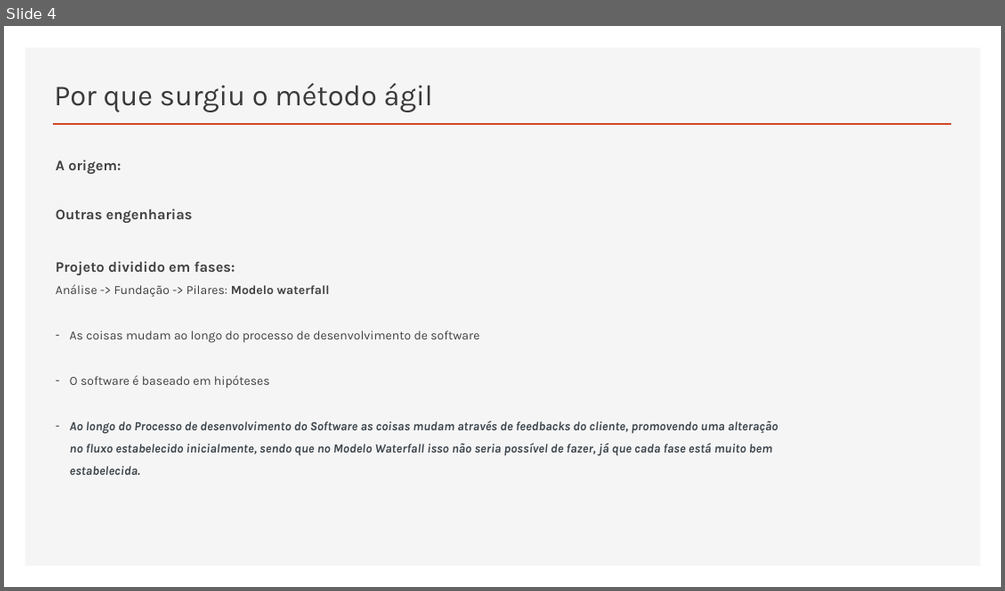
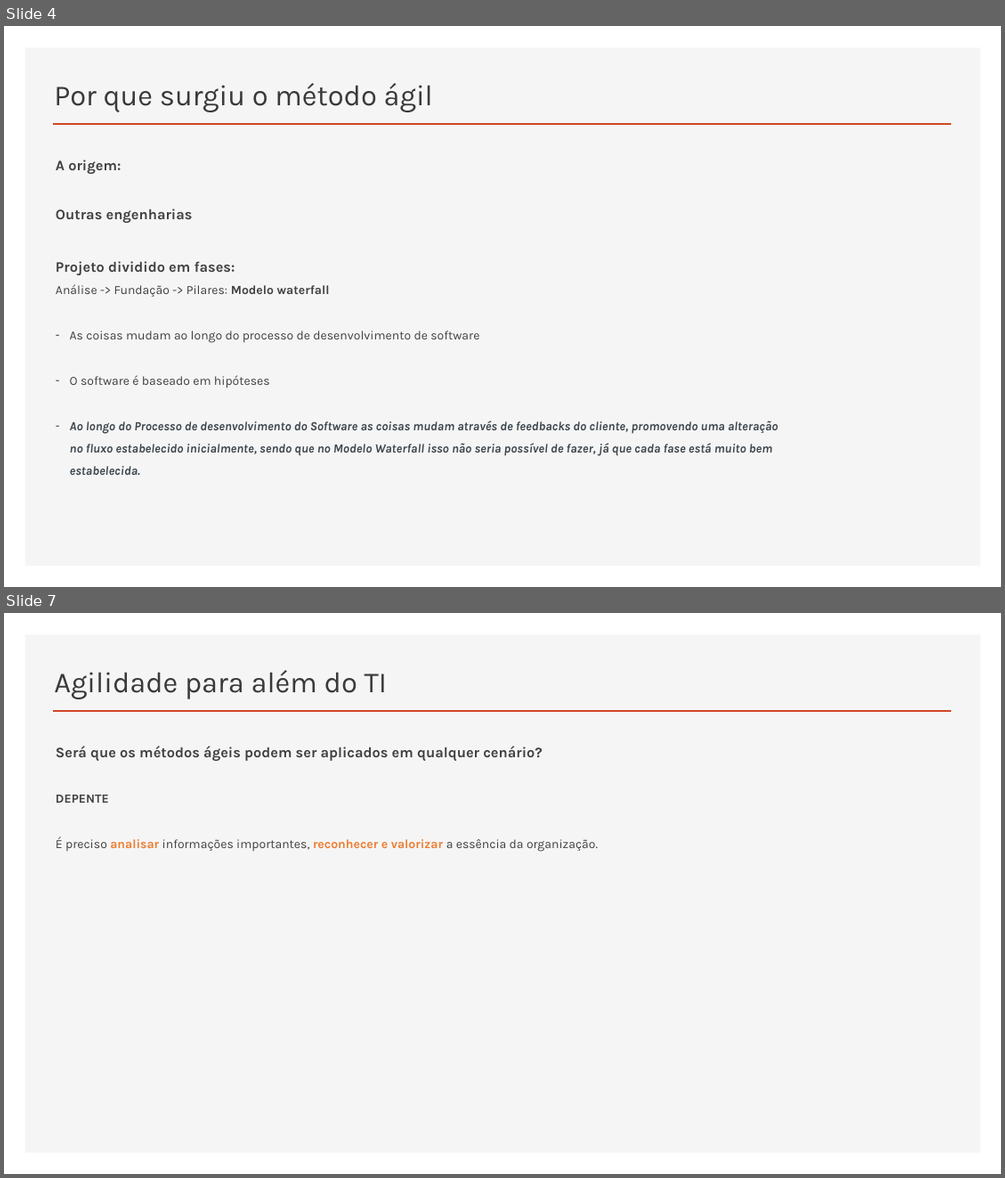
Before and after one commit to RaizaCirne/app-flex, a slide deck: Trilhas/[Business Agility T5 - ONE]/01..Agilidade-promovendo_a_transformacao_agil.pptx. Shown one above the other, each under a label of ours: slide 4 before the commit, slides 4 and 7 after it; the slides between them are not shown. The pictures are 1005x591 and 1005x1178 pixels, drawn with LibreOffice and Linux fonts; fonts in the diff are those of the drawing. Boxes give left, top, right and bottom in pixels: in the first picture for what was removed or moved away, otherwise in the second. Text is boxed around its words. In the diff, an @@ line names an element or a change of style, - is before the commit and + after.

```diff
--- a/Trilhas/[Business Agility T5 - ONE]/01..Agilidade-promovendo_a_transformacao_agil.pptx
+++ b/Trilhas/[Business Agility T5 - ONE]/01..Agilidade-promovendo_a_transformacao_agil.pptx
@@ slide 7 added at (x1=4, y1=613, x2=1001, y2=1174), background #FFFFFF; not listed: 2 template elements that a slide beside it also shows @@
@@ title added at (x1=54, y1=670, x2=387, y2=699), 28 pt, text #3B3838 @@
+Agilidade para além do TI
@@ text added at (x1=56, y1=746, x2=598, y2=852), 12 pt, text #404040, bold @@
+Será que os métodos ágeis podem ser aplicados em qualquer cenário?
+DEPENTE
+É preciso analisar informações importantes, reconhecer e valorizar a essência da organização.
```
Also in this commit, not shown: 8 other slides added.
